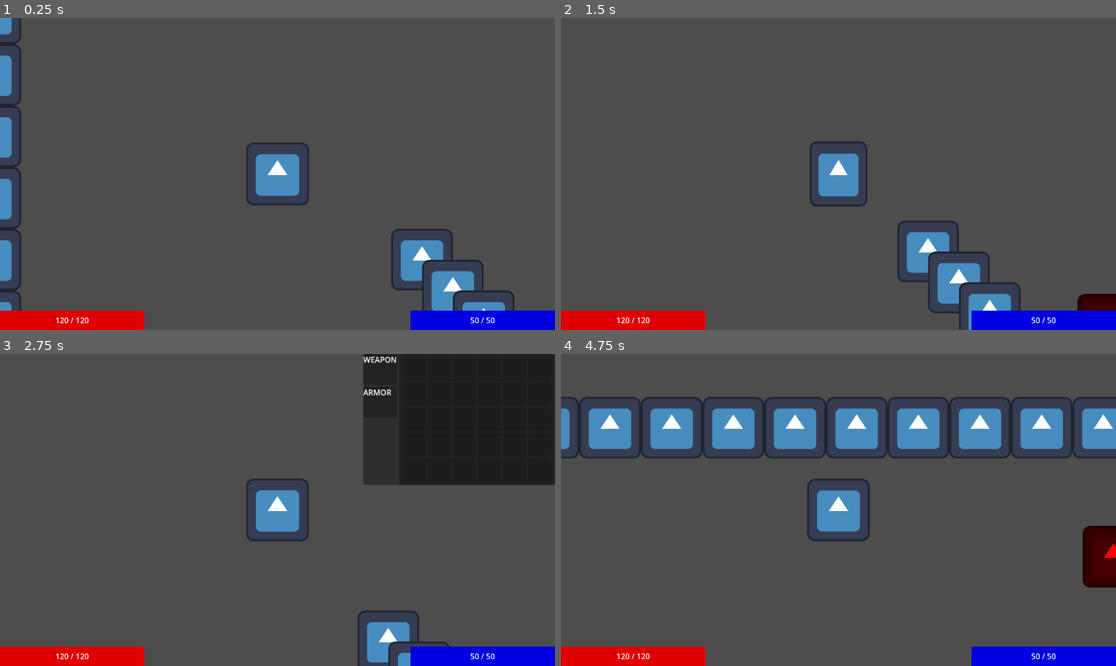
Above: before the commit, frames 1-4 (two rows, left to right).
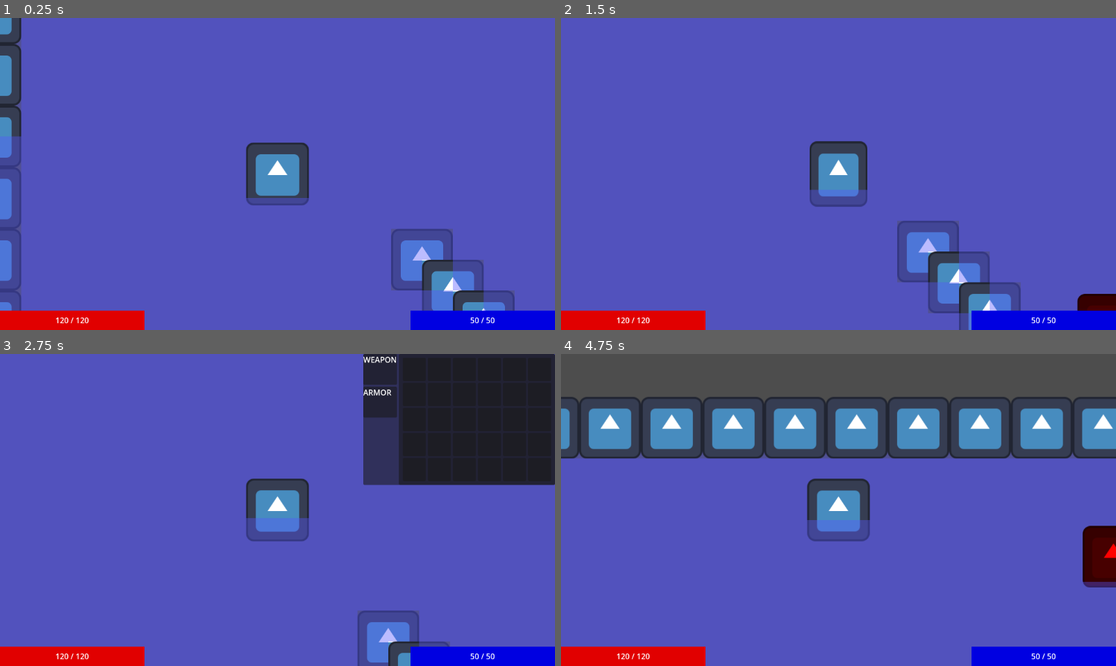
Above: after the commit, the same moments.

Repository: PietPadda/Godot_2D_ARPG
Game: Godot game, scene res://scenes/levels/main.tscn
Same seed, same stepped clock (60 frames per second), same inputs: the game is played once before the commit and once after it. The engine's default icon, where the game draws it, is replaced by a stand-in: a white triangle on a blue panel in a dark square.
Inputs (mouse positions are in pixels of both pictures, inside the frame that each line leads up to):
- Up to frame 1 (0.25 s): no input
- Up to frame 2 (1.5 s): tap Enter at 0.5 s; move the mouse to (960, 158) at 0.52 s; tap Space (attack) at 0.6 s; click (960, 158) at 0.67 s; move the mouse to (727, 189) at 1.27 s; click (727, 189) at 1.35 s
- Up to frame 3 (2.75 s): move the mouse to (333, 441) at 2.02 s; tap I (toggle_character_sheet) at 2.1 s; click (333, 441) at 2.17 s
- Up to frame 4 (4.75 s): move the mouse to (938, 369) at 2.77 s; tap Space (attack) at 2.85, 4.25 s; click (938, 369) at 2.92 s; move the mouse to (938, 400) at 3.52 s; press the mouse at (938, 400) at 3.53 s; move the mouse to (977, 369) at 4.27 s; release the mouse at (977, 369) at 4.28 s; tap I (toggle_character_sheet) at 4.35 s; click (977, 369) at 4.42 s

The runs differ from the first frame. In frame 1, 92% of the frame differs, in the area x 0-100%, y 0-100%; in frame 2, 94%; in frame 3, 82%; in frame 4, 61%.

Commit message:
feat(debug): add A* graph visualization to GridManager

Diff:
--- a/project.godot
+++ b/project.godot
@@ -21,7 +21,7 @@
 EventBus="*res://scripts/core/event_bus.gd"
 GameManager="*res://scripts/core/game_manager.gd"
 States="*res://scripts/core/state_manager.gd"
-Grid="*res://scripts/core/grid_manager.gd"
+Grid="*res://scenes/core/grid_manager.tscn"
 
 [input]
 
--- /dev/null
+++ b/scenes/core/grid_manager.tscn
@@ -0,0 +1,8 @@
+[gd_scene load_steps=3 format=3 uid="uid://drk1a58hu0pwm"]
+
+[ext_resource type="Script" uid="uid://d1hfbuatlrubg" path="res://scripts/core/grid_manager.gd" id="1_dowsy"]
+[ext_resource type="PackedScene" uid="uid://bqwmbhdbdr7sf" path="res://scenes/debug/debug_tile.tscn" id="2_5nh28"]
+
+[node name="GridManager" type="Node"]
+script = ExtResource("1_dowsy")
+debug_tile_scene = ExtResource("2_5nh28")
--- a/scenes/debug/debug_tile.tscn
+++ b/scenes/debug/debug_tile.tscn
@@ -3,4 +3,4 @@
 [node name="DebugTile" type="ColorRect"]
 offset_right = 128.0
 offset_bottom = 128.0
-color = Color(0.131873, 0.367611, 1, 0.392157)
+color = Color(0.333333, 0.333333, 1, 0.392157)
--- a/scripts/core/grid_manager.gd
+++ b/scripts/core/grid_manager.gd
@@ -1,6 +1,9 @@
 # scripts/core/grid_manager.gd
 class_name GridManager
 extends Node
+
+# Our debug tile scene
+@export var debug_tile_scene: PackedScene
 
 # This will hold a reference to the main level's TileMapLayer.
 var tile_map_layer: TileMapLayer
@@ -38,6 +41,17 @@
 			# get_cell_tile_data returns null if the cell is empty.
 			if not tile_map_layer.get_cell_tile_data(cell):
 				walkable_cells.append(cell)
+
+	# START OF NEW DEBUG VISUALIZATION CODE
+	if debug_tile_scene:
+		var main_scene = get_tree().current_scene
+		for cell in walkable_cells:
+			var tile_instance = debug_tile_scene.instantiate()
+			main_scene.add_child(tile_instance)
+			# Center the debug tile over the grid cell
+			# Note: Convert the Vector2i to a Vector2 before subtracting
+			tile_instance.global_position = map_to_world(cell) - (Vector2(tile_map_layer.tile_set.tile_size) / 2)
+	# END OF NEW DEBUG VISUALIZATION CODE
 
 	# We go through our list of walkable roads...
 	# First pass: Add all walkable tiles as points to the graph.
